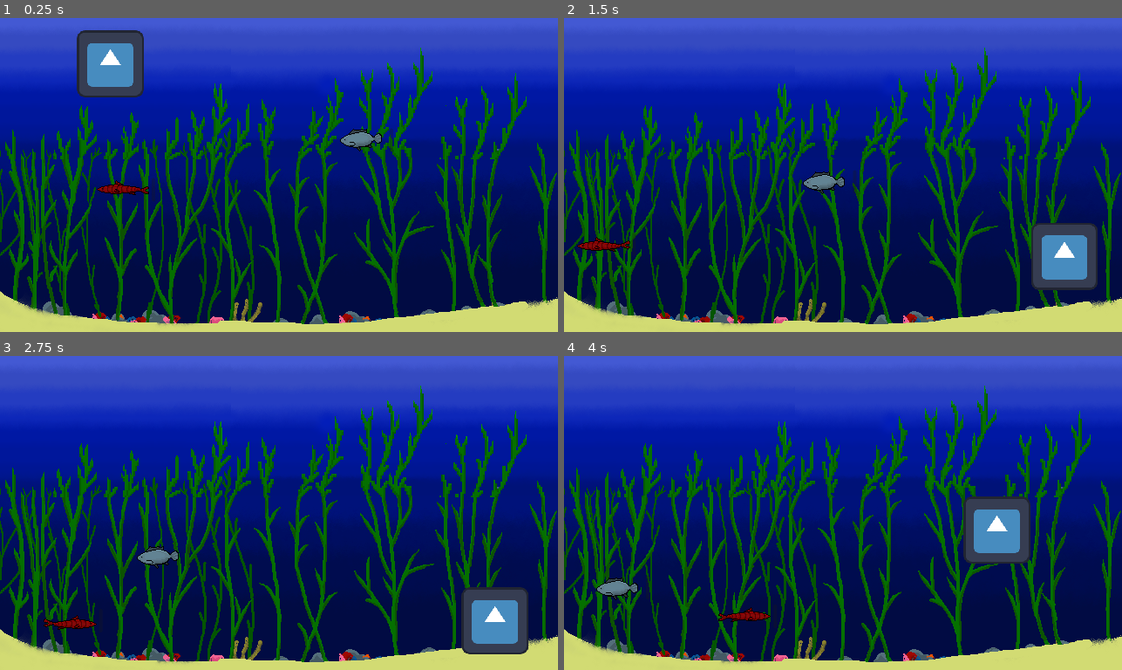
Above: before the commit, frames 1-4 (two rows, left to right).
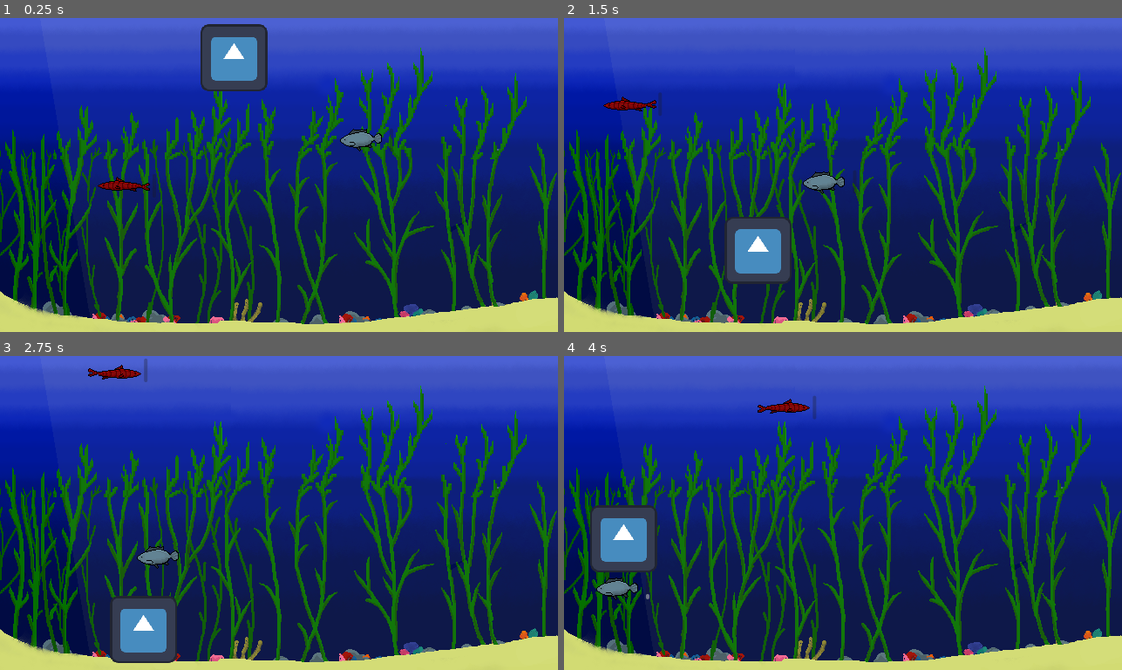
Above: after the commit, the same moments.

Repository: Timeo21/OGJ-8
Game: Godot game, scene res://scenes/main.tscn
Same seed, same stepped clock (60 frames per second), same inputs: the game is played once before the commit and once after it. The engine's default icon, where the game draws it, is replaced by a stand-in: a white triangle on a blue panel in a dark square. Sound files missing from this copy of the repository are replaced by a short silence.
Inputs:
- Up to frame 1 (0.25 s): no input
- Up to frame 2 (1.5 s): hold D (right) 0.53-1.28 s
- Up to frame 3 (2.75 s): hold D (right) from 2.03 s (still down)
- Up to frame 4 (4 s): release D (right) at 2.78 s; hold Up (up) 2.78-3.53 s

The runs differ from the first frame. In frame 1, 5.7% of the frame differs, in the area x 13-100%, y 1-99%; in frame 2, 5.7%; in frame 3, 5.7%; in frame 4, 5.9%, in the area x 4-100%, y 12-99%.

Commit message:
Add bait/throw sprites and update scenes
Add new assets: Bait.png (+Atlas resource), Fisherman_Throw_Sheet.png, Line_Throw_Sheet.png, and decorations/big_background.png with corresponding import metadata. Remove old decorations/background.png and rename its import to match Bait.png. Update scenes: main.tscn now uses big_background texture, adjusts BigBackground node/texture references, repositions Cursor and BotRightMarker, and fish_easy.tscn has cleanup removing unused/null speed properties. These changes wire in new art and clean up scene references/ids.

Diff:
--- /dev/null
+++ b/assets/Bait.tres
@@ -0,0 +1,7 @@
+[gd_resource type="AtlasTexture" format=3 uid="uid://chly2m7v3wbte"]
+
+[ext_resource type="Texture2D" uid="uid://cjulps0ljdoya" path="res://assets/Bait.png" id="1_kdimt"]
+
+[resource]
+atlas = ExtResource("1_kdimt")
+region = Rect2(7, 0, 10, 45.258156)
--- a/scenes/fish_easy.tscn
+++ b/scenes/fish_easy.tscn
@@ -8,12 +8,6 @@
 
 [node name="FishEasy" type="Node2D" unique_id=2065414123]
 script = ExtResource("1_x1fwn")
-min_speed = null
-max_speed = null
-min_angular_speed = null
-max_angular_speed = null
-capture_speed = null
-decay_speed = null
 
 [node name="Area2D" type="Area2D" parent="." unique_id=1660325061]
 position = Vector2(-3, 0)
--- a/scenes/main.tscn
+++ b/scenes/main.tscn
@@ -1,22 +1,20 @@
 [gd_scene format=3 uid="uid://clcywy3bjl68a"]
 
 [ext_resource type="Script" uid="uid://b2uoh7rwwhg1" path="res://scripts/camera_2d.gd" id="1_o5qli"]
-[ext_resource type="Texture2D" uid="uid://dsmn2qbkoicpk" path="res://assets/decorations/background.png" id="1_tefeu"]
+[ext_resource type="Texture2D" uid="uid://vvxuluj886re" path="res://assets/decorations/big_background.png" id="1_o6xl0"]
 [ext_resource type="Texture2D" uid="uid://c0u40vkadh478" path="res://assets/decorations/boat.png" id="2_o6xl0"]
 [ext_resource type="PackedScene" uid="uid://bvnangrlj4kax" path="res://scenes/cursor.tscn" id="3_sugp2"]
 [ext_resource type="PackedScene" uid="uid://d2eeqwjb4iiqv" path="res://scenes/bubbles.tscn" id="3_tipki"]
 [ext_resource type="PackedScene" uid="uid://c5xawcrwvcw7m" path="res://scenes/fish_normal.tscn" id="6_o6xl0"]
-[ext_resource type="Texture2D" uid="uid://06hwg1ibipeu" path="res://assets/big_background.png" id="6_tefeu"]
 [ext_resource type="PackedScene" uid="uid://bot3h4ngyswtu" path="res://scenes/fish_easy.tscn" id="7_tipki"]
 
 [node name="Main" type="Node" unique_id=2076612375]
 
 [node name="Visuals" type="Node" parent="." unique_id=505781156]
 
-[node name="BigBackground" type="Sprite2D" parent="Visuals" unique_id=1026328720]
-texture_filter = 1
+[node name="BigBackground" type="Sprite2D" parent="Visuals" unique_id=2129548976]
 position = Vector2(640, 360)
-texture = ExtResource("6_tefeu")
+texture = ExtResource("1_o6xl0")
 
 [node name="Boat" type="Sprite2D" parent="Visuals" unique_id=1962119179]
 position = Vector2(188, 169)
@@ -50,7 +48,7 @@
 script = ExtResource("1_o5qli")
 
 [node name="Cursor" parent="Gameplay" unique_id=29777647 instance=ExtResource("3_sugp2")]
-position = Vector2(398, 244)
+position = Vector2(649, 237)
 
 [node name="TopLeftMarker" type="Marker2D" parent="Gameplay" unique_id=1953625695]
 unique_name_in_owner = true
@@ -58,14 +56,10 @@
 
 [node name="BotRightMarker" type="Marker2D" parent="Gameplay" unique_id=1583128163]
 unique_name_in_owner = true
-position = Vector2(1014, 540)
+position = Vector2(1014, 550)
 
 [node name="FishNormal" parent="Gameplay" unique_id=2065414123 instance=ExtResource("6_o6xl0")]
 position = Vector2(817, 328)
 
 [node name="FishEasy" parent="Gameplay" unique_id=649289354 instance=ExtResource("7_tipki")]
 position = Vector2(542, 399)
-min_speed = 80.1
-max_speed = 120.01
-min_angular_speed = 0.74
-max_angular_speed = 1.1
Binary file added: assets/Bait.png
Not shown, added: assets/Bait.png.import
Binary file added: assets/Fisherman_Throw_Sheet.png
Not shown, changed: assets/Fisherman_Throw_Sheet.png.import
Binary file added: assets/Line_Throw_Sheet.png
Not shown, added: assets/Line_Throw_Sheet.png.import
Binary file removed: assets/decorations/background.png
Binary file added: assets/decorations/big_background.png
Not shown, added: assets/decorations/big_background.png.import
